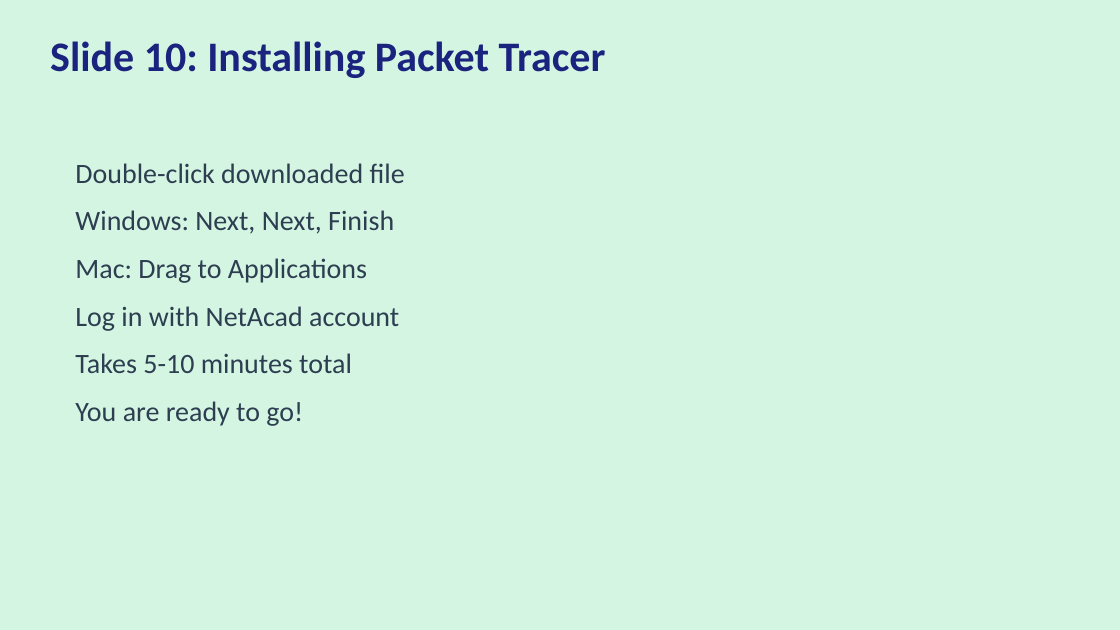
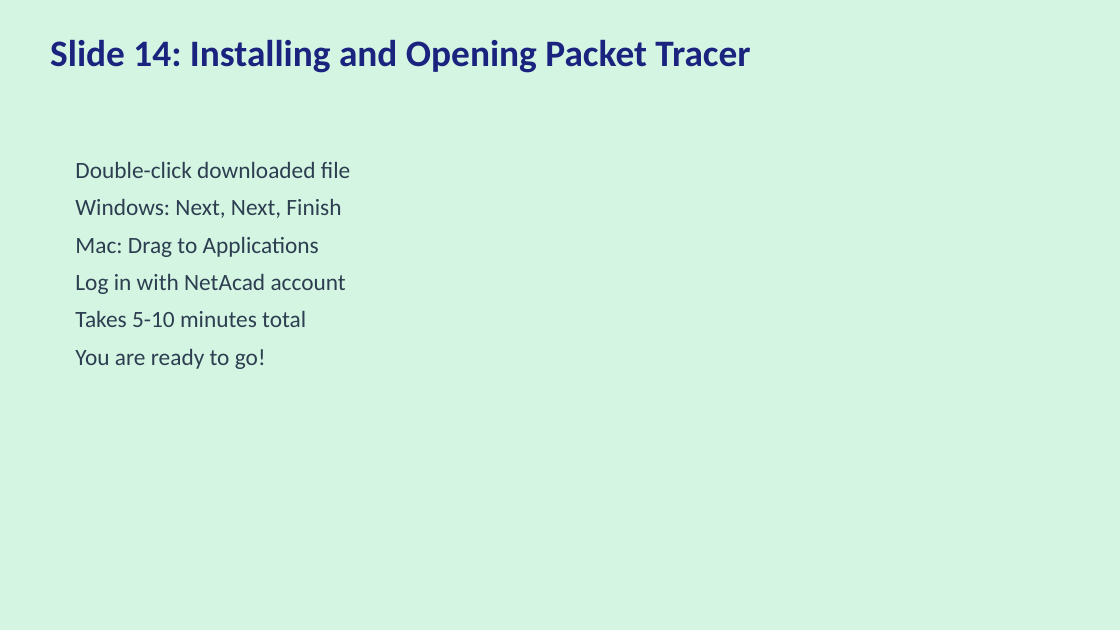
Before and after one commit to lavagunzspray520/Cisco-Packet-Tracer-Project-VIdeo2, a slide deck: slide 14 of webinar/Cisco_Packet_Tracer_Presentation.pptx (slide 10 before the commit). Drawn at 1120x630 pixels with LibreOffice and Linux fonts; fonts in the diff are those of the drawing. Boxes give left, top, right and bottom in pixels: in the first picture for what was removed or moved away, otherwise in the second. Text is boxed around its words. In the diff, an @@ line names an element or a change of style, - is before the commit and + after.

```diff
--- a/webinar/Cisco_Packet_Tracer_Presentation.pptx
+++ b/webinar/Cisco_Packet_Tracer_Presentation.pptx
@@ text at (50, 39, 750, 73): text changed; size 36 to 32 pt @@
-Slide 10: Installing Packet Tracer
+Slide 14: Installing and Opening Packet Tracer
@@ text "Double-click downloaded file" at (75, 162, 350, 369): size 24 to 20 pt; less space between paragraphs @@
```
Also in this commit, not shown: 9 other slides changed, 50 slides added, 30 slides removed, 2 other files.
